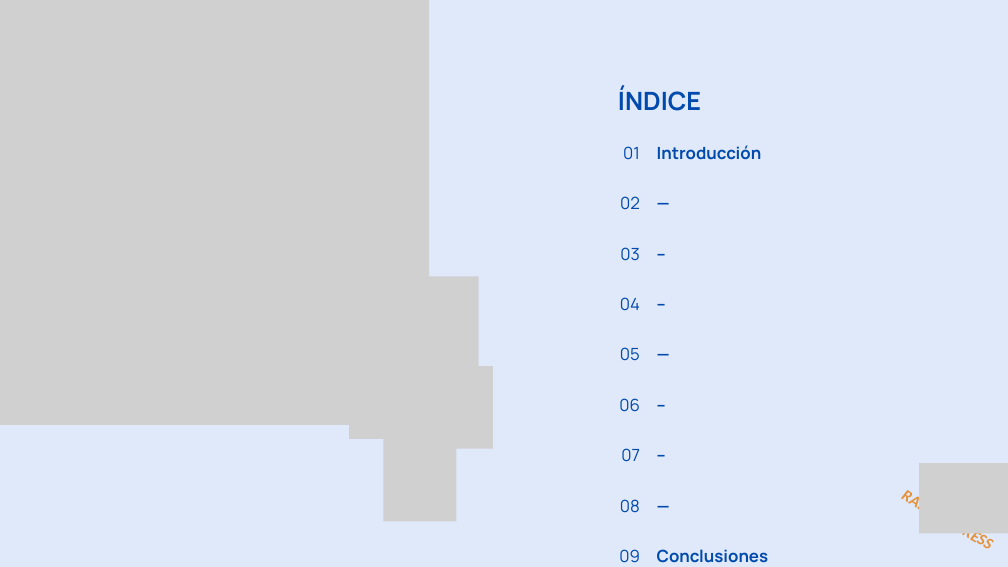
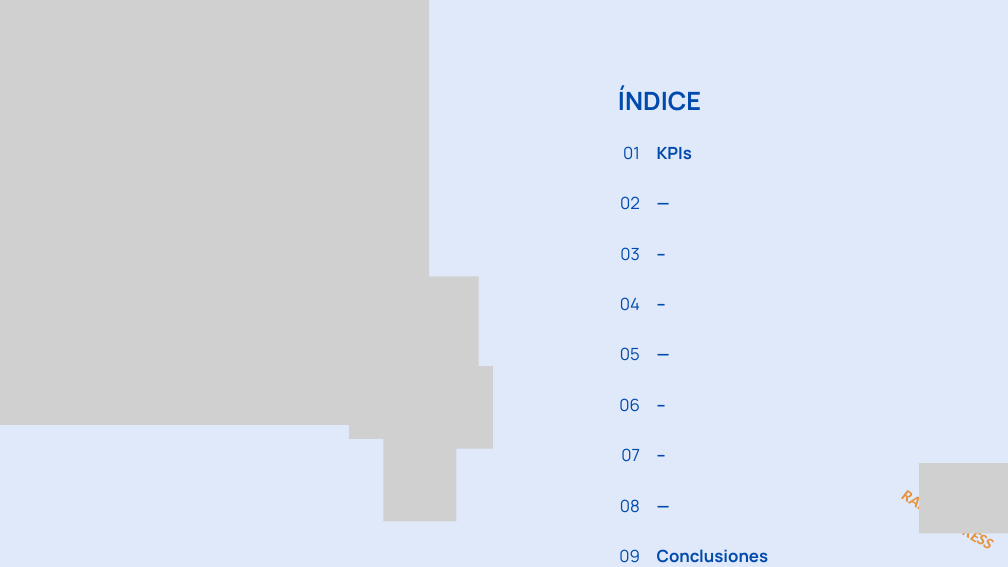
Before and after one commit to ITACADEMYprojectes/ProjecteData, a slide deck: slide 2 of Equip_28/Results/Analisis_PAP_and_ABL_RapidExpres_2026_04_05.pptx. Drawn at 1008x567 pixels with LibreOffice and Linux fonts; fonts in the diff are those of the drawing; grey boxes stand for pictures. Boxes give left, top, right and bottom in pixels: in the first picture for what was removed or moved away, otherwise in the second. Text is boxed around its words. In the diff, an @@ line names an element or a change of style, - is before the commit and + after.

```diff
--- a/Equip_28/Results/Analisis_PAP_and_ABL_RapidExpres_2026_04_05.pptx
+++ b/Equip_28/Results/Analisis_PAP_and_ABL_RapidExpres_2026_04_05.pptx
@@ text at [657,147,692,160]: text changed @@
-Introducción
+KPIs
```
Also in this commit, not shown: 8 other slides changed.
